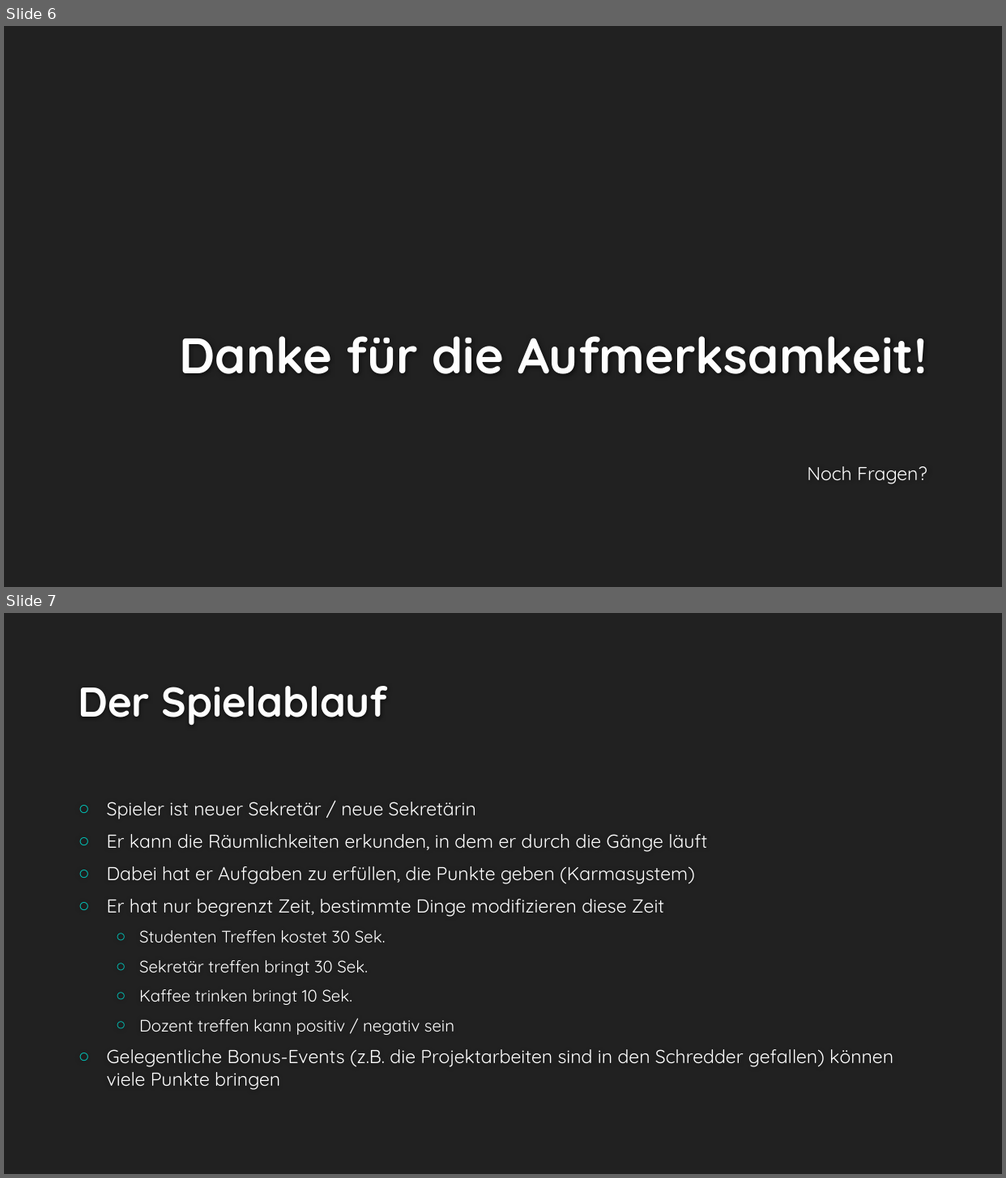
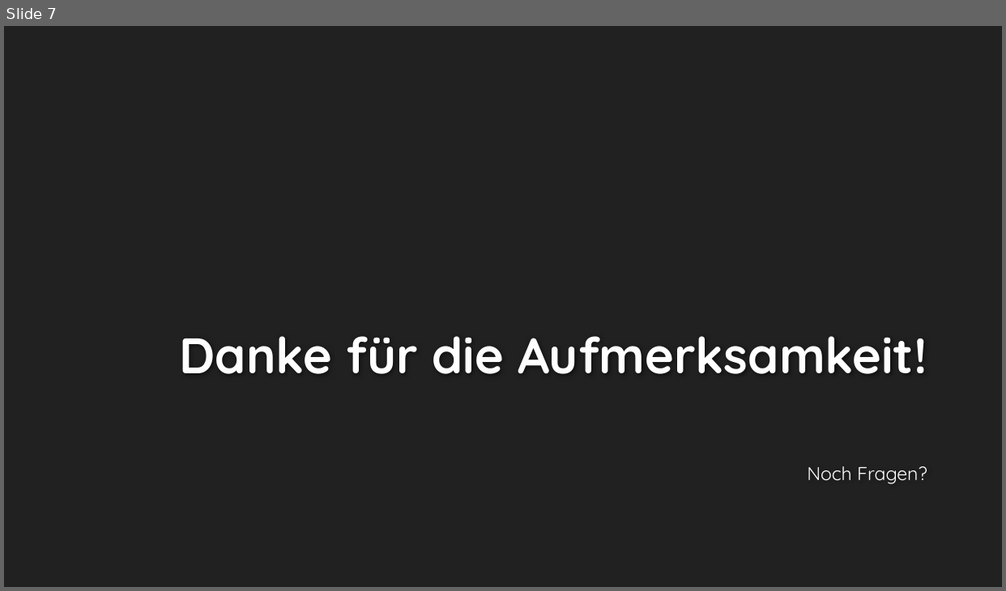
Before and after one commit to tecbeat/Sekretariat-Spiel, a slide deck: .prod/Spielidee Sekretariat.pptx. Shown one above the other, each under a label of ours: slides 6 and 7 before the commit, slide 7 after it. The pictures are 1006x1178 and 1006x591 pixels, drawn with LibreOffice and Linux fonts; fonts in the diff are those of the drawing; background and template pictures are left out. Boxes give left, top, right and bottom in pixels: in the first picture for what was removed or moved away, otherwise in the second. Text is boxed around its words. In the diff, an @@ line names an element or a change of style, - is before the commit and + after.

```diff
--- a/.prod/Spielidee Sekretariat.pptx
+++ b/.prod/Spielidee Sekretariat.pptx
@@ slide 7 removed at box(4, 613, 1002, 1174), background #212121 @@
@@ title removed at box(78, 686, 387, 725) @@
-Der Spielablauf
@@ text removed at box(107, 802, 893, 1090) @@
-○ Spieler ist neuer Sekretär / neue Sekretärin
-○ Er kann die Räumlichkeiten erkunden, in dem er durch die Gänge läuft
-○ Dabei hat er Aufgaben zu erfüllen, die Punkte geben (Karmasystem)
-○ Er hat nur begrenzt Zeit, bestimmte Dinge modifizieren diese Zeit
-  ○ Studenten Treffen kostet 30 Sek.
-  ○ Sekretär treffen bringt 30 Sek.
-  ○ Kaffee trinken bringt 10 Sek.
-  ○ Dozent treffen kann positiv / negativ sein
-○ Gelegentliche Bonus-Events (z.B. die Projektarbeiten sind in den Schredder gefallen) können viele Punkte bringen
@@ what was slide 6 is now slide 7 @@
```
Also in this commit, not shown: 2 slides changed, 1 slide added.
